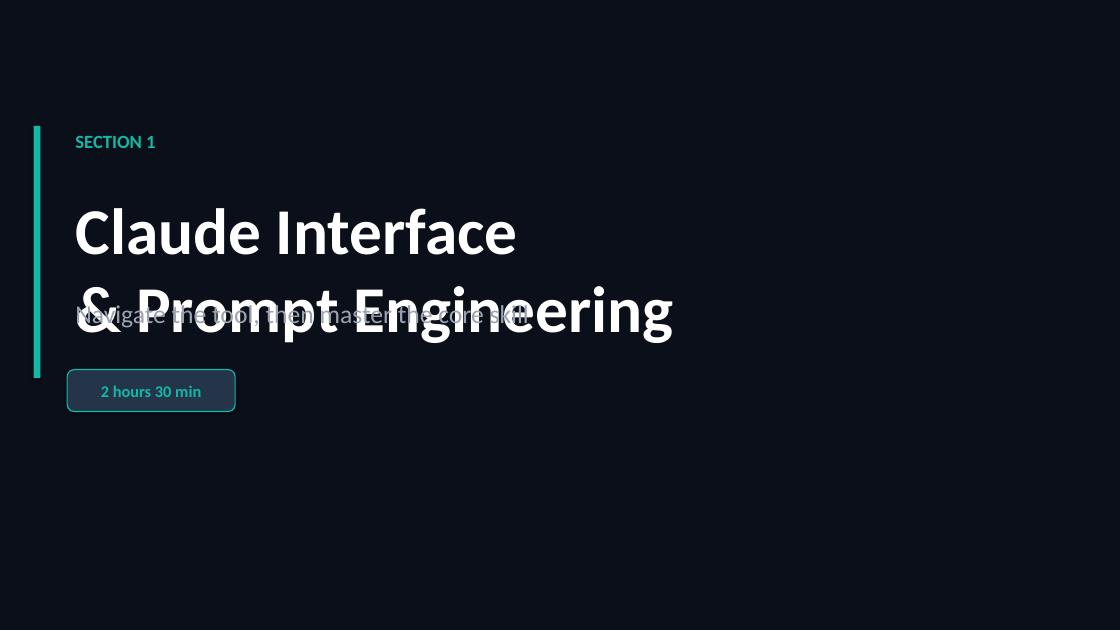
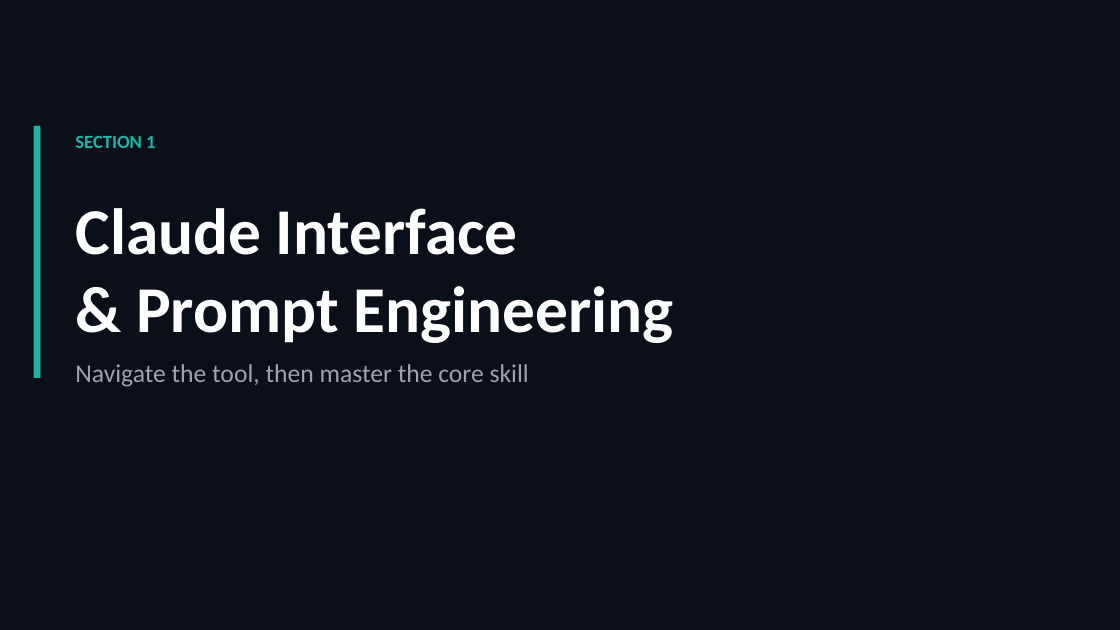
Before and after one commit to scottrhay/AIA-ClaudeCopilot, a slide deck: slide 4 of slides/Day1_Claude_for_Business.pptx. Drawn at 1120x630 pixels with LibreOffice and Linux fonts; fonts in the diff are those of the drawing. Boxes give left, top, right and bottom in pixels: in the first picture for what was removed or moved away, otherwise in the second. Text is boxed around its words. In the diff, an @@ line names an element or a change of style, - is before the commit and + after.

```diff
--- a/slides/Day1_Claude_for_Business.pptx
+++ b/slides/Day1_Claude_for_Business.pptx
@@ text "Navigate the tool, then master ..." rewrapped from bbox=[75, 302, 529, 329] to bbox=[75, 364, 529, 387] @@
@@ rounded rectangle removed at bbox=[67, 370, 235, 412] @@
-2 hours 30 min
```
Also in this commit, not shown: 3 other slides changed.
